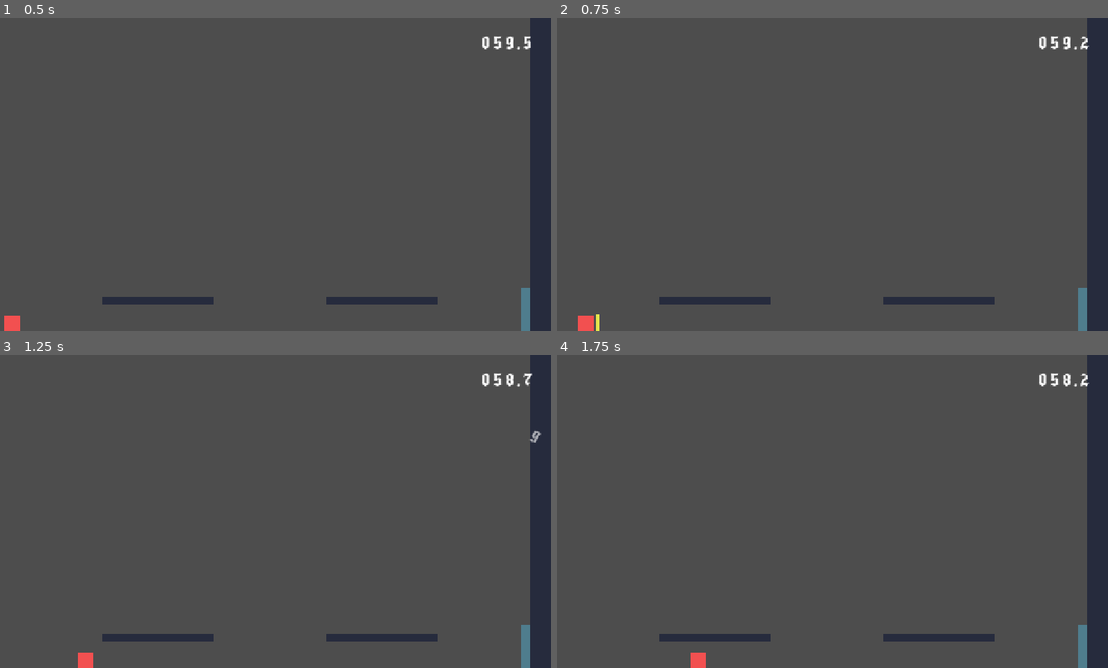
Above: before the commit, frames 1-4 (two rows, left to right).
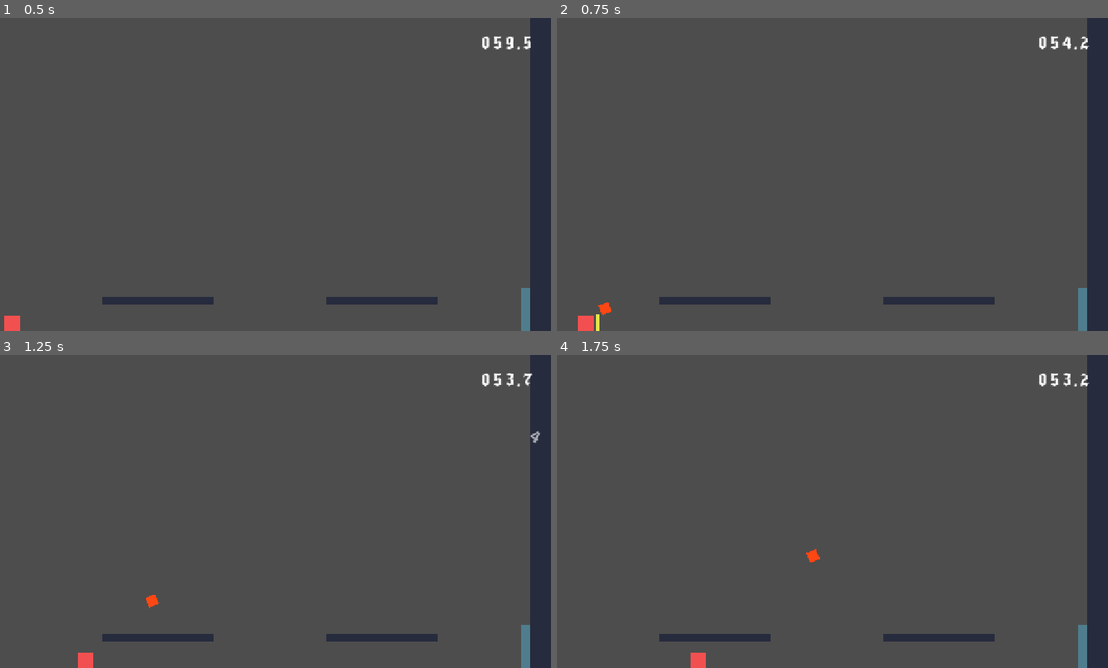
Above: after the commit, the same moments.

Repository: PACarniglia/count-hawk-down
Game: Godot game, scene res://scenes/world/World.tscn
Two runs of this game, one before a commit and one after it. Both use one fixed random seed, a clock stepped at 60 frames per second and the inputs below. The engine's default icon, where the game draws it, is replaced by a stand-in: a white triangle on a blue panel in a dark square.
Inputs (mouse positions are in pixels of both pictures, inside the frame that each line leads up to):
- Up to frame 1 (0.5 s): no input
- Up to frame 2 (0.75 s): tap Enter at 0.5 s; move the mouse to (953, 158) at 0.52 s; hold D (move_right) from 0.53 s (still down); right-click (953, 158) at 0.6 s; click (953, 158) at 0.67 s
- Up to frame 3 (1.25 s): keep holding D (move_right); tap W (move_jump) at 0.77 s
- Up to frame 4 (1.75 s): keep holding D (move_right); move the mouse to (716, 527) at 1.27 s; click (716, 527) at 1.35 s; tap W (move_jump) at 1.52 s; right-click (716, 527) at 1.55 s

Frame 1 is identical in both runs. In frame 2, 0.1% of the frame differs, in the area x 7-94%, y 5-96%; in frame 3, 0.1%, in the area x 26-99%, y 5-81%; in frame 4, less than 0.1%.

Commit message:
Add spell casting system with fireball
Implement a spell casting framework with support for cooldowns, area-of-effect damage, and projectile physics. Includes a fireball spell as the first example, integrated with the player via right-click input. Spells consume countdown time and can damage enemies in an area.

Diff:
--- a/project.godot
+++ b/project.godot
@@ -58,6 +58,11 @@
 "events": [Object(InputEventMouseButton,"resource_local_to_scene":false,"resource_name":"","device":-1,"window_id":0,"a …(253 unchanged characters)…
 ]
 }
+cast_spell={
+"deadzone": 0.2,
+"events": [Object(InputEventMouseButton,"resource_local_to_scene":false,"resource_name":"","device":-1,"window_id":0,"alt_pressed":false,"shift_pressed":false,"ctrl_pressed":false,"meta_pressed":false,"button_mask":0,"position":Vector2(0, 0),"global_position":Vector2(0, 0),"factor":1.0,"button_index":2,"canceled":false,"pressed":false,"double_click":false,"script":null)
+]
+}
 
 [physics]
 
--- a/scenes/prefabs/player/player.tscn
+++ b/scenes/prefabs/player/player.tscn
@@ -1,8 +1,9 @@
-[gd_scene format=3 uid="uid://dlpbohgxrj7o6"]
+[gd_scene load_steps=5 format=3 uid="uid://dlpbohgxrj7o6"]
 
 [ext_resource type="Script" uid="uid://6lk11pamqh5q" path="res://scenes/prefabs/player/player_controller.gd" id="1_ctab2"]
 [ext_resource type="Texture2D" uid="uid://mm6oegnb4ajt" path="res://scenes/map_template/assets/player/player_icon.svg" id="2_ypqk3"]
 [ext_resource type="PackedScene" path="res://scenes/CountdownDisplay.tscn" id="3_countdown"]
+[ext_resource type="Resource" path="res://scripts/spells/fireball.tres" id="4_fireball"]
 
 [sub_resource type="CircleShape2D" id="CircleShape2D_bxabp"]
 radius = 18.0
@@ -15,6 +16,7 @@
 
 [node name="Player" type="CharacterBody2D" unique_id=740720376 groups=["player"]]
 script = ExtResource("1_ctab2")
+equipped_spell = ExtResource("4_fireball")
 
 [node name="CollisionShape2D" type="CollisionShape2D" parent="." unique_id=1132579238]
 shape = SubResource("CircleShape2D_bxabp")
--- a/scenes/prefabs/player/player_controller.gd
+++ b/scenes/prefabs/player/player_controller.gd
@@ -1,6 +1,8 @@
 extends CharacterBody2D
 
 signal game_over_requested(reason: String)
+
+const SpellDefinition = preload("res://scripts/spells/spell_definition.gd")
 
 @export var move_speed: float = 260.0
 @export var ground_accel: float = 2200.0
@@ -22,6 +24,7 @@
 @export var iframes_duration: float = 1.5
 @export var flash_interval: float = 0.1
 @export var sword_duration: float = 0.18
+@export var equipped_spell: SpellDefinition
 
 var coyote_timer: float = 0.0
 var jump_buffer_timer: float = 0.0
@@ -33,6 +36,7 @@
 var iframes_timer: float = 0.0
 var flash_timer: float = 0.0
 var sword_timer: float = 0.0
+var spell_cooldown_timer: float = 0.0
 var _facing: float = 1.0
 var input_locked: bool = false
 
@@ -64,8 +68,12 @@
 		if iframes_timer <= 0.0:
 			_set_visible(true)
 
+	spell_cooldown_timer = maxf(spell_cooldown_timer - delta, 0.0)
+
 	if Input.is_action_just_pressed("attack") and sword_timer <= 0.0:
 		_swing_sword()
+	if Input.is_action_just_pressed("cast_spell"):
+		_cast_spell()
 
 	if sword_timer > 0.0:
 		sword_timer = max(sword_timer - delta, 0.0)
@@ -181,6 +189,23 @@
 		vis.visible = false
 
 
+func _cast_spell() -> void:
+	if equipped_spell == null or equipped_spell.projectile_scene == null:
+		return
+	if spell_cooldown_timer > 0.0 or countdown.value < equipped_spell.time_cost:
+		return
+
+	countdown.value -= equipped_spell.time_cost
+	spell_cooldown_timer = equipped_spell.cooldown
+	var projectile := equipped_spell.projectile_scene.instantiate()
+	get_tree().current_scene.add_child(projectile)
+	var aim_direction := global_position.direction_to(get_global_mouse_position())
+	if aim_direction == Vector2.ZERO:
+		aim_direction = Vector2(_facing, 0.0)
+	projectile.global_position = global_position + aim_direction * 24.0
+	projectile.launch(equipped_spell, aim_direction)
+
+
 func kill_enemy() -> void:
 	countdown.value += RandomNumberGenerator.new().randf_range(3.0, 10.0)
 
--- /dev/null
+++ b/scenes/prefabs/spells/spell_projectile.gd
@@ -0,0 +1,73 @@
+extends Area2D
+
+var definition: SpellDefinition
+var direction := Vector2.RIGHT
+var lifetime := 0.0
+var hit_targets: Array[Node2D] = []
+
+
+func launch(spell_definition: SpellDefinition, launch_direction: Vector2) -> void:
+	definition = spell_definition
+	direction = launch_direction.normalized()
+	if direction == Vector2.ZERO:
+		direction = Vector2.RIGHT
+	rotation = direction.angle()
+
+
+func _physics_process(delta: float) -> void:
+	if definition == null:
+		queue_free()
+		return
+	lifetime += delta
+	if lifetime >= definition.projectile_lifetime:
+		queue_free()
+		return
+	var next_position := global_position + direction * definition.projectile_speed * delta
+	if _check_for_body_impact(global_position, next_position):
+		return
+	global_position = next_position
+
+
+func _check_for_body_impact(from: Vector2, to: Vector2) -> bool:
+	var excluded_rids: Array[RID] = [get_rid()]
+	for player in get_tree().get_nodes_in_group("player"):
+		var collision_object := player as CollisionObject2D
+		if collision_object != null:
+			excluded_rids.append(collision_object.get_rid())
+	var query := PhysicsRayQueryParameters2D.create(from, to, collision_mask, excluded_rids)
+	var result := get_world_2d().direct_space_state.intersect_ray(query)
+	if result.is_empty():
+		return false
+	global_position = result.position
+	_on_body_entered(result.collider as Node2D)
+	return true
+
+
+func _on_body_entered(body: Node2D) -> void:
+	if body.is_in_group("player"):
+		return
+	if body.is_in_group("enemy"):
+		_damage_enemy(body)
+	_apply_area_damage()
+	queue_free()
+
+
+func _apply_area_damage() -> void:
+	var targets := get_tree().get_nodes_in_group("enemy")
+	for target in targets:
+		var enemy := target as Node2D
+		if enemy == null or not is_instance_valid(enemy) or hit_targets.has(enemy):
+			continue
+		if enemy.global_position.distance_to(global_position) > definition.area_of_effect:
+			continue
+		_damage_enemy(enemy)
+
+
+func _damage_enemy(enemy: Node2D) -> void:
+	if hit_targets.has(enemy):
+		return
+	hit_targets.append(enemy)
+	if enemy.has_method("die"):
+		enemy.die()
+	elif enemy.has_method("take_damage"):
+		enemy.take_damage(definition.damage)
--- /dev/null
+++ b/scenes/prefabs/spells/spell_projectile.tscn
@@ -0,0 +1,22 @@
+[gd_scene load_steps=3 format=3]
+
+[ext_resource type="Script" path="res://scenes/prefabs/spells/spell_projectile.gd" id="1_script"]
+
+[sub_resource type="CircleShape2D" id="CircleShape2D_fireball"]
+radius = 12.0
+
+[node name="SpellProjectile" type="Area2D"]
+collision_layer = 0
+collision_mask = 1
+monitoring = true
+monitorable = false
+script = ExtResource("1_script")
+
+[node name="FireballVisual" type="Polygon2D" parent="."]
+color = Color(1, 0.28, 0.08, 1)
+polygon = PackedVector2Array(-12, -12, 12, -12, 12, 12, -12, 12)
+
+[node name="CollisionShape2D" type="CollisionShape2D" parent="."]
+shape = SubResource("CircleShape2D_fireball")
+
+[connection signal="body_entered" from="." to="." method="_on_body_entered"]
--- /dev/null
+++ b/scripts/spells/fireball.tres
@@ -0,0 +1,12 @@
+[gd_resource type="Resource" script_class="SpellDefinition" format=3 uid="uid://wvjn7sdrk3yh"]
+
+[ext_resource type="Script" uid="uid://bakws63tcrude" path="res://scripts/spells/spell_definition.gd" id="1_spell"]
+[ext_resource type="PackedScene" path="res://scenes/prefabs/spells/spell_projectile.tscn" id="3_projectile"]
+
+[resource]
+script = ExtResource("1_spell")
+spell_name = "Fireball"
+time_cost = 5.0
+cooldown = 2.0
+area_of_effect = 40.0
+projectile_scene = ExtResource("3_projectile")
--- /dev/null
+++ b/scripts/spells/spell_definition.gd
@@ -0,0 +1,14 @@
+class_name SpellDefinition
+extends Resource
+
+## Data shared by spell implementations. New spells can reuse this resource and
+## provide a different projectile scene, visuals, and balance values.
+@export var spell_name: String = "Unnamed Spell"
+@export var time_cost: float = 0.0
+@export var cooldown: float = 0.0
+@export var damage: float = 1.0
+@export var area_of_effect: float = 0.0
+@export var sprite: Texture2D
+@export var projectile_scene: PackedScene
+@export var projectile_speed: float = 520.0
+@export var projectile_lifetime: float = 2.0
Not shown, added: scenes/prefabs/spells/spell_projectile.gd.uid
Not shown: 1 places in scenes/world/World.tscn that only renumber resources
Not shown, added: scripts/spells/spell_definition.gd.uid
